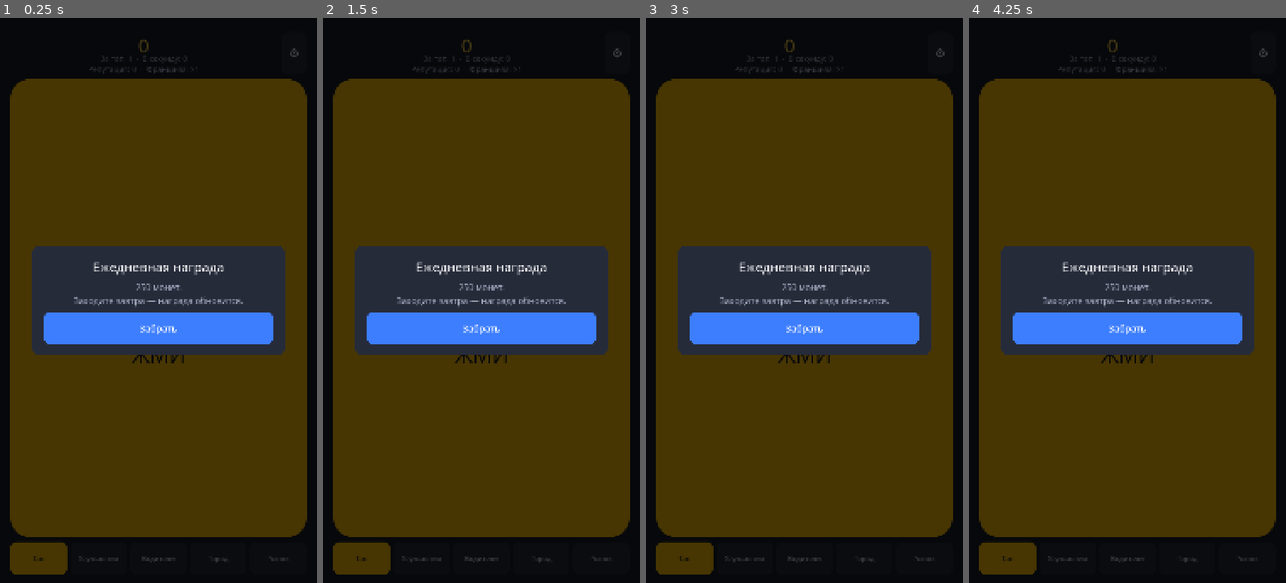
Above: before the commit, frames 1-4 (left to right).
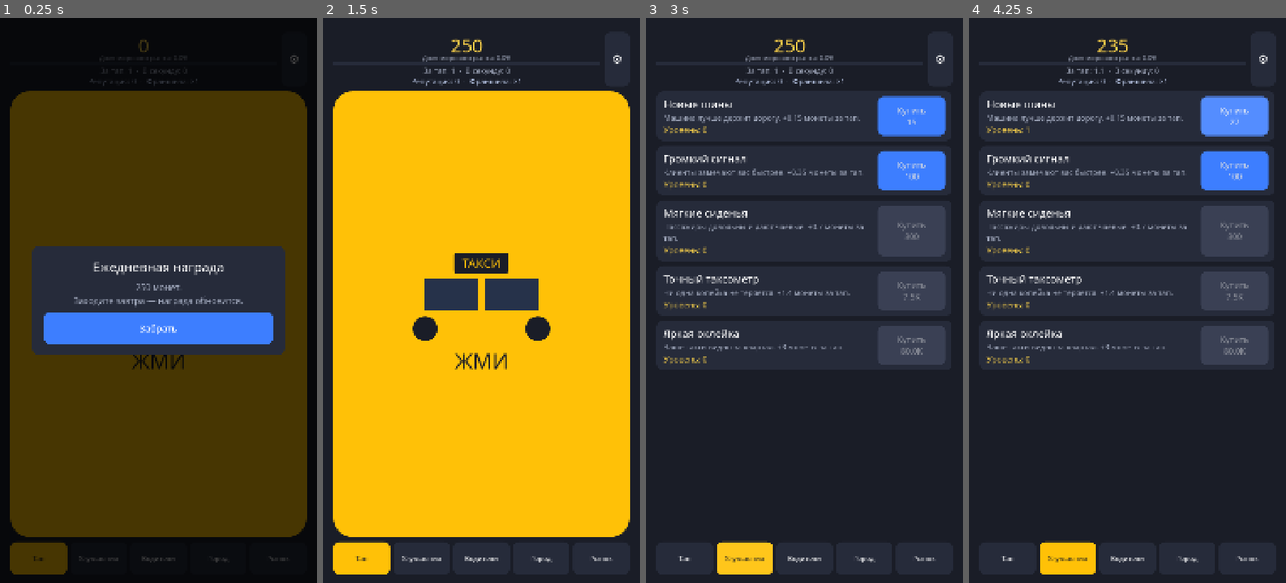
Above: after the commit, the same moments.

Repository: bogdan22807/play1
Game: Godot game, scene res://scenes/main.tscn
The game is run twice, just before and just after one commit, with the same random seed, the same clock (stepped at 60 frames per second) and the same inputs.
Inputs (mouse positions are in pixels of both pictures, inside the frame that each line leads up to; where the layout moved, square brackets give the same spot in the first picture):
- Up to frame 1 (0.25 s): no input
- Up to frame 2 (1.5 s): click "⚙" at 0.5 s; click (481, 311) [481, 306] at 1.25 s
- Up to frame 3 (3 s): click "Тап" at 2 s; click "Улучшения" at 2.75 s
- Up to frame 4 (4.25 s): click (1235, 114) at 3.5 s, where only the run after the commit has a clickable "Купить 15"

The runs differ from the first frame. In frame 1, 2.3% of the frame differs, in the area x 3-97%, y 5-63%; in frame 2, 98%, in the area x 0-100%, y 0-100%; in frame 3, 92%; in frame 4, 92%.

Commit message:
Показать долю мирового рынка в шапке.
Полоска сравнивает доход в секунду с размером рынка из balance.json. Сто процентов — около открытия последнего региона.

Co-authored-by: bogdan22807 <bogdan22807@users.noreply.github.com>

Diff:
--- a/autoload/game_state.gd
+++ b/autoload/game_state.gd
@@ -98,6 +98,8 @@
 var _paused_in_background: bool = false
 ## Доля пассивного дохода, которая добавляется к каждому тапу.
 var _tap_from_income: float = 0.01
+## Доход в секунду, при котором доля мирового рынка становится 100%.
+var _world_market_size: float = 600000000.0
 
 
 func _ready() -> void:
@@ -107,7 +109,7 @@
 	_region_defs = _read_json_array(REGIONS_PATH)
 	_competitor_defs = _read_json_array(COMPETITORS_PATH)
 	_achievement_defs = _read_json_array(ACHIEVEMENTS_PATH)
-	_tap_from_income = _read_tap_from_income()
+	_read_balance()
 	load_game()
 	_recalc_income()
 	_note_progress()
@@ -272,6 +274,13 @@
 
 func get_income_per_second() -> float:
 	return _income_per_second
+
+
+## 0..1. Считается от пассивного дохода и размера рынка из balance.json.
+func get_market_share() -> float:
+	if _world_market_size <= 0.0:
+		return 0.0
+	return clampf(get_income_per_second() / _world_market_size, 0.0, 1.0)
 
 
 ## Районы, регионы и франшиза умножают и тап, и пассивный доход.
@@ -938,15 +947,17 @@
 	return parsed
 
 
-func _read_tap_from_income() -> float:
+func _read_balance() -> void:
 	var file := FileAccess.open(BALANCE_PATH, FileAccess.READ)
 	if file == null:
-		return 0.01
+		return
 	var parsed: Variant = JSON.parse_string(file.get_as_text())
 	file.close()
 	if typeof(parsed) != TYPE_DICTIONARY:
-		return 0.01
-	return maxf(0.0, float(parsed.get("tap_from_income", 0.01)))
+		return
+	var data: Dictionary = parsed
+	_tap_from_income = maxf(0.0, float(data.get("tap_from_income", _tap_from_income)))
+	_world_market_size = maxf(1.0, float(data.get("world_market_size", _world_market_size)))
 
 
 ## Короткий вид числа: 999, 1.5K, 2.3M, 4.1B.
--- a/data/balance.json
+++ b/data/balance.json
@@ -1,3 +1,4 @@
 {
-  "tap_from_income": 0.008
+  "tap_from_income": 0.008,
+  "world_market_size": 600000000
 }
--- a/scripts/main.gd
+++ b/scripts/main.gd
@@ -26,6 +26,8 @@
 var _coins_label: Label
 var _tap_label: Label
 var _reputation_label: Label
+var _share_label: Label
+var _share_fill: ColorRect
 var _taxi_button: Button
 var _tap_page: Control
 var _upgrades_page: Control
@@ -223,6 +225,32 @@
 	_coins_label.add_theme_color_override("font_color", COLOR_GOLD)
 	coin_frame.add_child(_coins_label)
 
+	_share_label = Label.new()
+	_share_label.horizontal_alignment = HORIZONTAL_ALIGNMENT_CENTER
+	_share_label.add_theme_font_size_override("font_size", 22)
+	_share_label.add_theme_color_override("font_color", COLOR_MUTED)
+	text_box.add_child(_share_label)
+
+	var track := Control.new()
+	track.custom_minimum_size = Vector2(0, 10)
+	track.size_flags_horizontal = Control.SIZE_EXPAND_FILL
+	track.clip_contents = true
+	text_box.add_child(track)
+
+	var track_bg := ColorRect.new()
+	track_bg.color = COLOR_PANEL
+	track_bg.set_anchors_and_offsets_preset(Control.PRESET_FULL_RECT)
+	track_bg.mouse_filter = Control.MOUSE_FILTER_IGNORE
+	track.add_child(track_bg)
+
+	_share_fill = ColorRect.new()
+	_share_fill.color = COLOR_INCOME
+	_share_fill.anchor_right = 0.0
+	_share_fill.anchor_bottom = 1.0
+	_share_fill.offset_right = 0.0
+	_share_fill.mouse_filter = Control.MOUSE_FILTER_IGNORE
+	track.add_child(_share_fill)
+
 	_tap_label = Label.new()
 	_tap_label.horizontal_alignment = HORIZONTAL_ALIGNMENT_CENTER
 	_tap_label.add_theme_font_size_override("font_size", 26)
@@ -1555,6 +1583,21 @@
 		GameState.format_number(GameState.get_tap_power()),
 		GameState.format_number(GameState.get_income_per_second()),
 	]
+	_refresh_market_share()
+
+
+func _refresh_market_share() -> void:
+	var share: float = GameState.get_market_share()
+	var percent: float = share * 100.0
+	var text: String
+	if percent >= 100.0:
+		text = "100%"
+	elif percent >= 10.0:
+		text = "%d%%" % int(percent)
+	else:
+		text = "%.1f%%" % percent
+	_share_label.text = "Доля мирового рынка: %s" % text
+	_share_fill.anchor_right = share
 
 
 func _refresh_meta_line() -> void:
